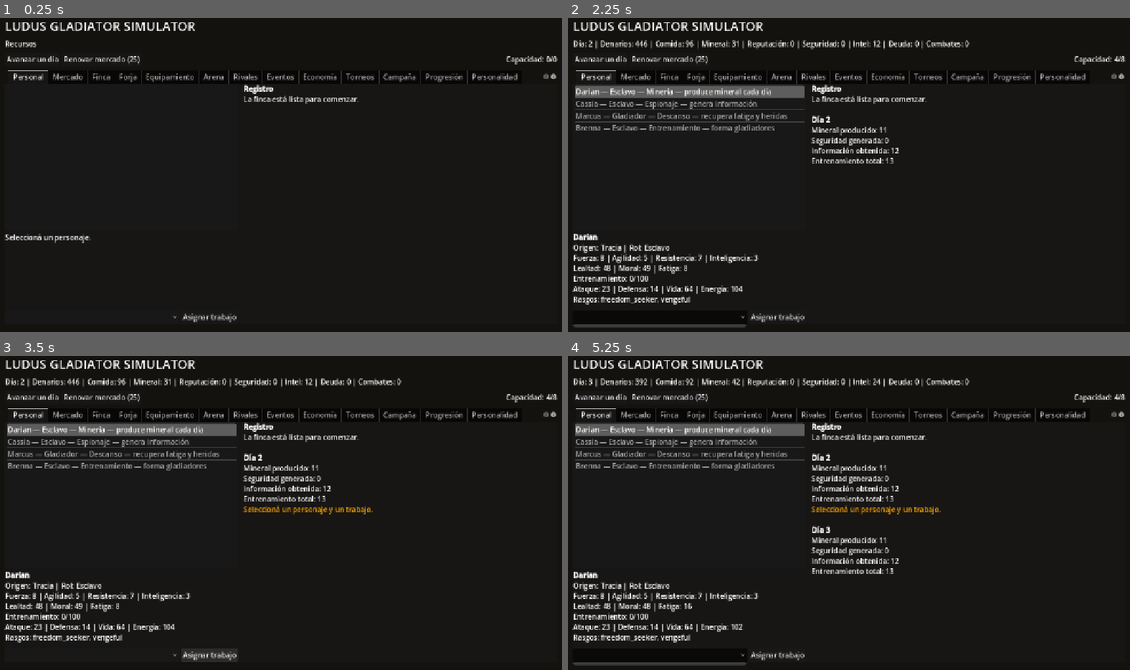
Above: before the commit, frames 1-4 (two rows, left to right).
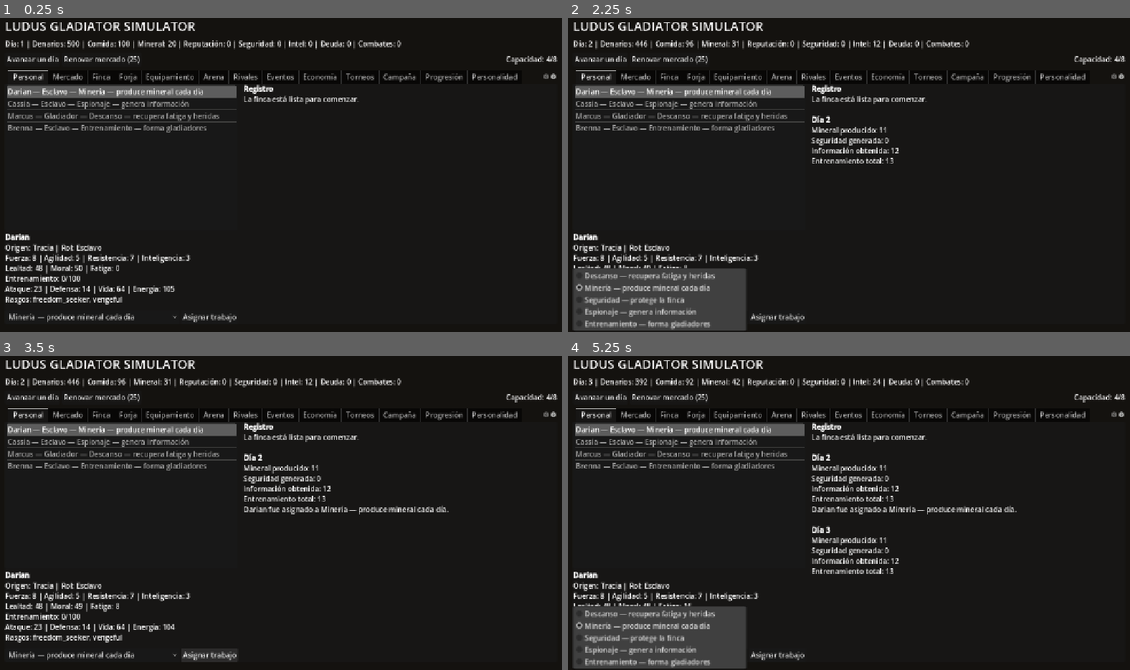
Above: after the commit, the same moments.

Repository: syfaadelia67-bot/Ludus-Gladiator-Simulator
Game: Godot game, scene res://scenes/Main.tscn
Same seed, same stepped clock (60 frames per second), same inputs: the game is played once before the commit and once after it.
Inputs (mouse positions are in pixels of both pictures, inside the frame that each line leads up to):
- Up to frame 1 (0.25 s): no input
- Up to frame 2 (2.25 s): click "Avanzar un día" at 0.5 s; click "Renovar mercado (25)" at 1.25 s; click (657, 316) at 2 s
- Up to frame 3 (3.5 s): click "Asignar trabajo" at 2.75 s
- Up to frame 4 (5.25 s): click "Avanzar un día" at 3.5 s; click "Renovar mercado (25)" at 4.25 s; click (657, 654) at 5 s

The runs differ from the first frame. In frame 1, 6.2% of the frame differs, in the area x 0-100%, y 7-97%; in frame 2, 5.7%; in frame 3, 0.8%; in frame 4, 6.3%, in the area x 0-80%, y 47-100%.
Error before the commit: Parse Error: Cannot infer the type of "attack" variable because the value doesn't have a set type. (res://scripts/systems/combat_manager_fixed.gd:195)
Error after the commit: Invalid access to property or key 'selected' on a base object of type 'ItemList'. (res://scripts/ui/roster_market_presentation.gd:31)

Commit message:
Fix combatant stat type inference in Godot 4.5

Diff:
--- a/game/scripts/systems/combat_manager_fixed.gd
+++ b/game/scripts/systems/combat_manager_fixed.gd
@@ -189,12 +189,12 @@
     return last_result
 
 func _build_combatant(person, tactic: String) -> Dictionary:
-    var equipment := EquipmentManager.get_equipped_stats(person)
-    var progression := GladiatorProgressionManager.get_modifiers(person.id)
-    var record := GladiatorProgressionManager.get_record(person.id)
-    var attack := person.get_base_attack() + int(equipment.get("power", 0)) + int(progression.get("attack_bonus", 0))
-    var defense := person.get_base_defense() + int(equipment.get("defense", 0)) + int(progression.get("defense_bonus", 0))
-    var accuracy := 55 + person.agility * 3 + person.technique + int(progression.get("accuracy_bonus", 0))
+    var equipment: Dictionary = EquipmentManager.get_equipped_stats(person)
+    var progression: Dictionary = GladiatorProgressionManager.get_modifiers(person.id)
+    var record: Dictionary = GladiatorProgressionManager.get_record(person.id)
+    var attack: int = int(person.get_base_attack()) + int(equipment.get("power", 0)) + int(progression.get("attack_bonus", 0))
+    var defense: int = int(person.get_base_defense()) + int(equipment.get("defense", 0)) + int(progression.get("defense_bonus", 0))
+    var accuracy: int = 55 + int(person.agility) * 3 + int(person.technique) + int(progression.get("accuracy_bonus", 0))
     if tactic == "aggressive":
         attack = int(attack * 1.18)
         defense = int(defense * 0.86)
